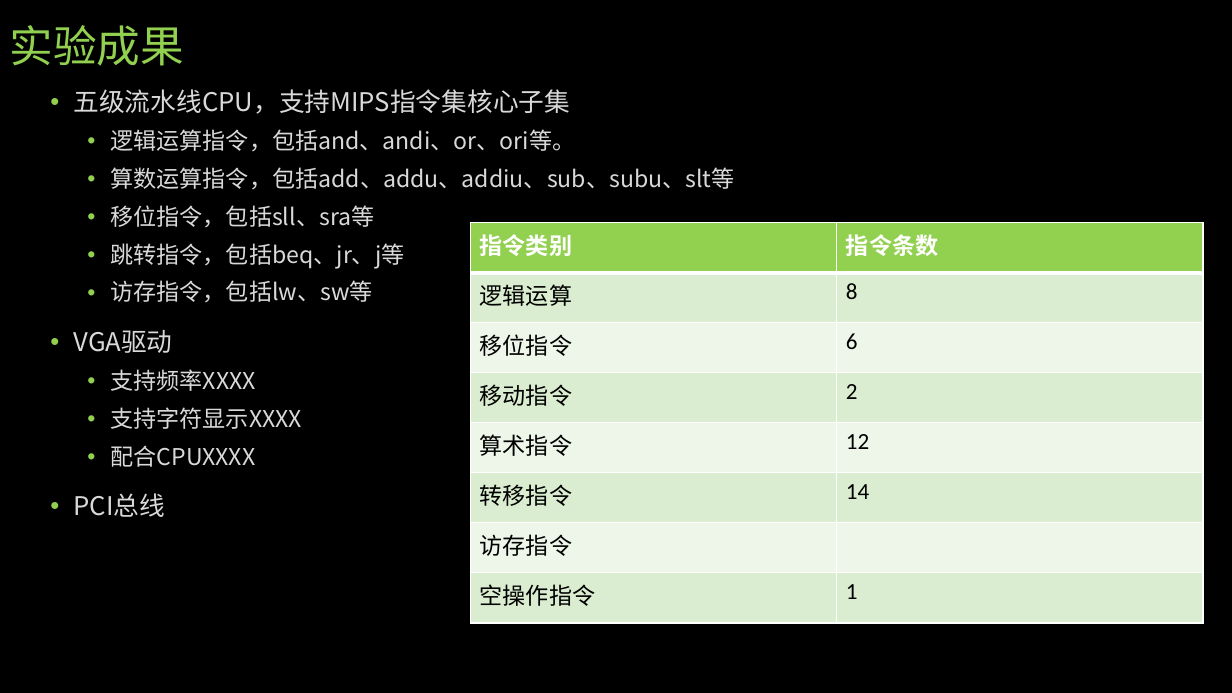
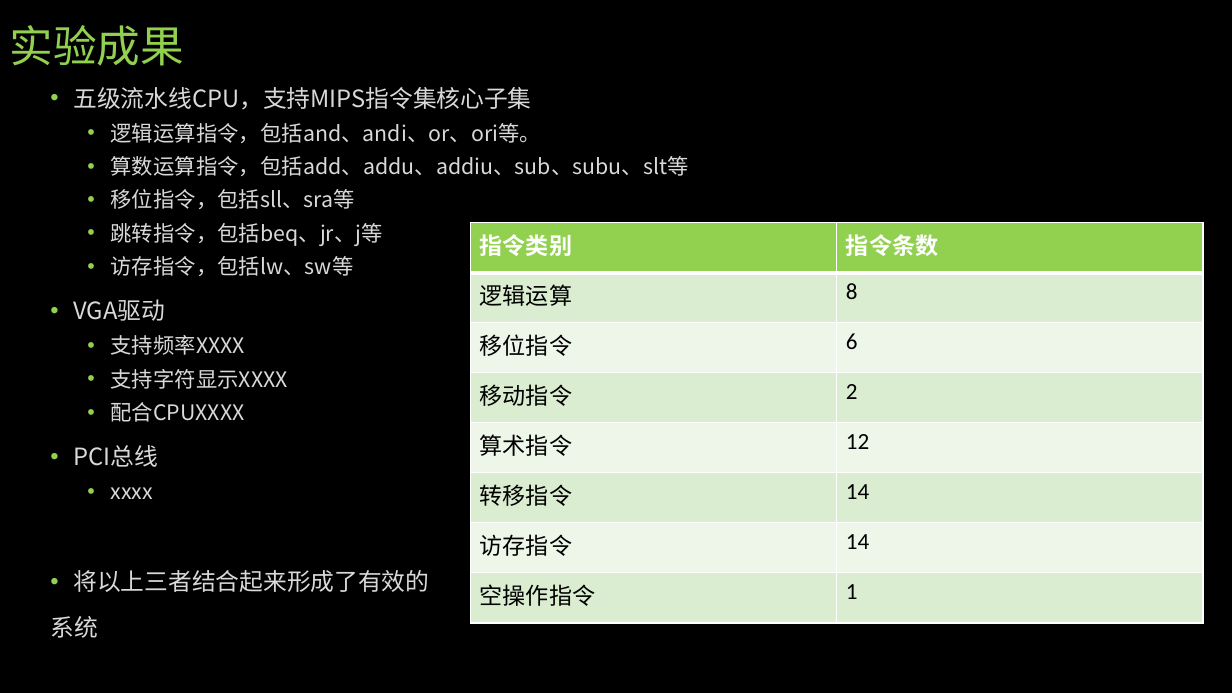
Before and after one commit to CTmH/sMIPS, a slide deck: slide 2 of 团队展示.pptx. Drawn at 1232x693 pixels with LibreOffice and Linux fonts; fonts in the diff are those of the drawing. Boxes give left, top, right and bottom in pixels: in the first picture for what was removed or moved away, otherwise in the second. Text is boxed around its words. In the diff, an @@ line names an element or a change of style, - is before the commit and + after.

```diff
--- a/团队展示.pptx
+++ b/团队展示.pptx
@@ text at (x1=74, y1=87, x2=688, y2=467): size 20 to 18.5 pt in "五级流水线CPU，支持MIPS指令集核心子集", "VGA驱动", "PCI总线"; size 18 to 16.6 pt in "逻辑运算指令，包括and、andi、or、ori等。", "算数运算指令，包括add、addu、addiu、sub、subu、slt等", "移位指令，包括sll、sra等", "跳转指令，包括beq、jr、j等" and 4 more places; line spacing 0.9 to 0.8 @@
@@ table at (x1=470, y1=223, x2=1202, y2=623) @@
-row 7, column 2: 
+row 7, column 2: 14
@@ text at (x1=50, y1=487, x2=430, y2=638): paragraphs added @@
+  • xxxx
+• 将以上三者结合起来形成了有效的
+系统
```
Also in this commit, not shown: 2 other slides changed, 5 slides added, 3 slides removed.
